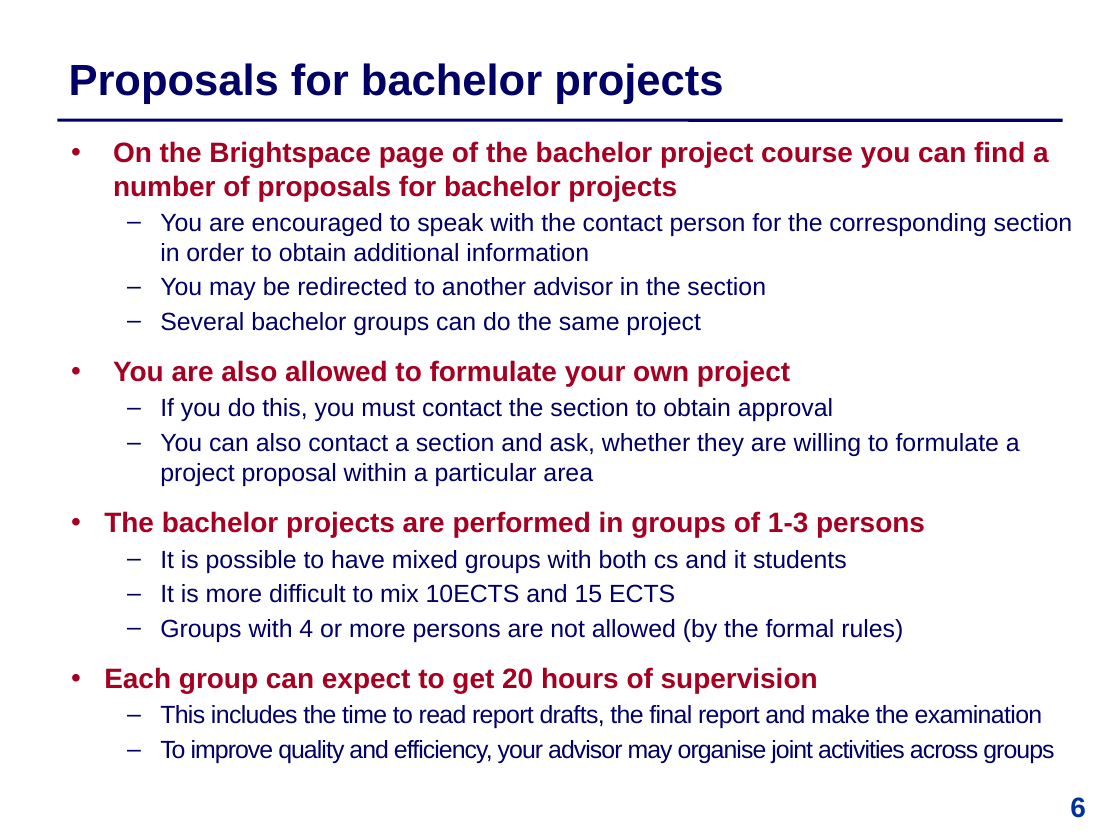
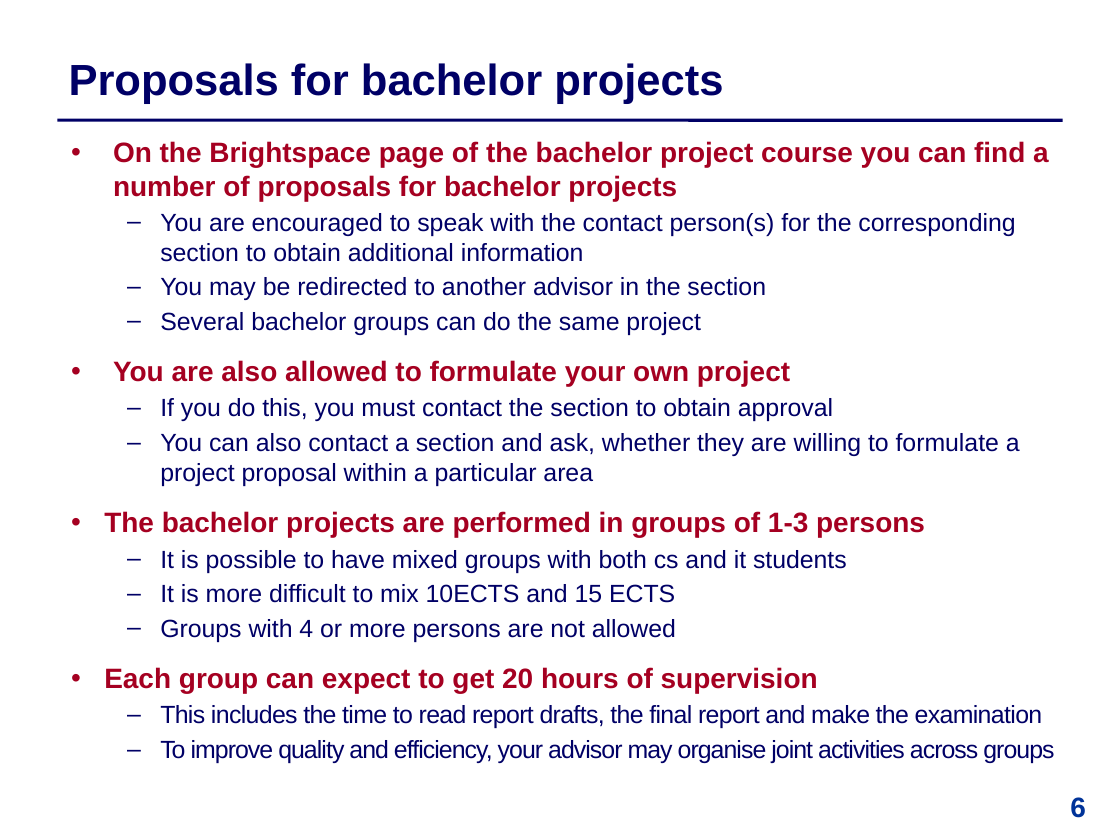
Before and after one commit to IntProgAU/Materiale, a slide deck: slide 6 of web/b26/0 Information Meeting.pptx. Drawn at 1120x840 pixels with LibreOffice and Linux fonts; fonts in the diff are those of the drawing. Boxes give left, top, right and bottom in pixels: in the first picture for what was removed or moved away, otherwise in the second. Text is boxed around its words. In the diff, an @@ line names an element or a change of style, - is before the commit and + after.

```diff
--- a/web/b26/0 Information Meeting.pptx
+++ b/web/b26/0 Information Meeting.pptx
@@ text at box(160, 213, 1015, 262): text changed @@
-  – You are encouraged to speak with the contact person for the corresponding section in order to obtain additional information
+  – You are encouraged to speak with the contact person(s) for the corresponding section to obtain additional information
@@ text at box(160, 619, 676, 642): text changed @@
-  – Groups with 4 or more persons are not allowed (by the formal rules)
+  – Groups with 4 or more persons are not allowed
```
Also in this commit, not shown: 1 other slide changed.
